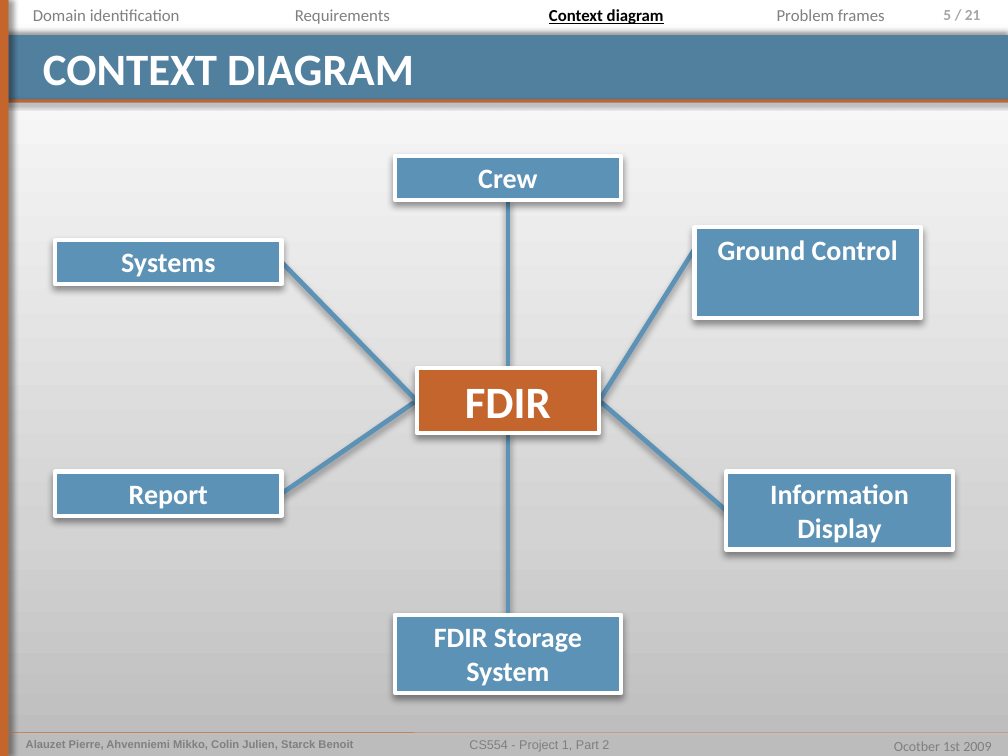
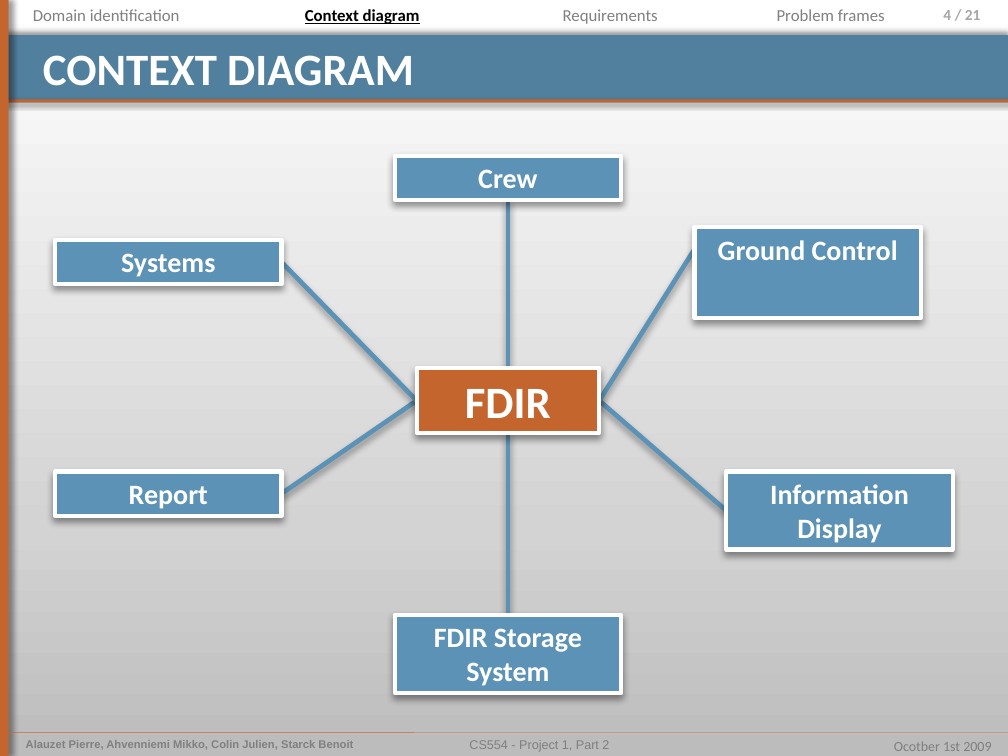
Before and after one commit to pierrealauzet/euroteam, a slide deck: slide 4 of Project 1/Part 2/CS554_EuroTeam_Problem_Frames.pptx (slide 5 before the commit). Drawn at 1008x756 pixels with LibreOffice and Linux fonts; fonts in the diff are those of the drawing. Boxes give left, top, right and bottom in pixels: in the first picture for what was removed or moved away, otherwise in the second. Text is boxed around its words. In the diff, an @@ line names an element or a change of style, - is before the commit and + after.

```diff
--- a/Project 1/Part 2/CS554_EuroTeam_Problem_Frames.pptx
+++ b/Project 1/Part 2/CS554_EuroTeam_Problem_Frames.pptx
@@ text "Context diagram": place and size @@
-text "Context diagram" at (549, 9, 664, 24)
+text "Context diagram" at (305, 9, 420, 24)
@@ text "Requirements": place and size @@
-text "Requirements" at (295, 9, 390, 24)
+text "Requirements" at (563, 9, 658, 24)
@@ page number at (943, 10, 981, 20): text changed @@
-5 / 21
+4 / 21
```
Also in this commit, not shown: 5 other slides changed, 1 other file.
